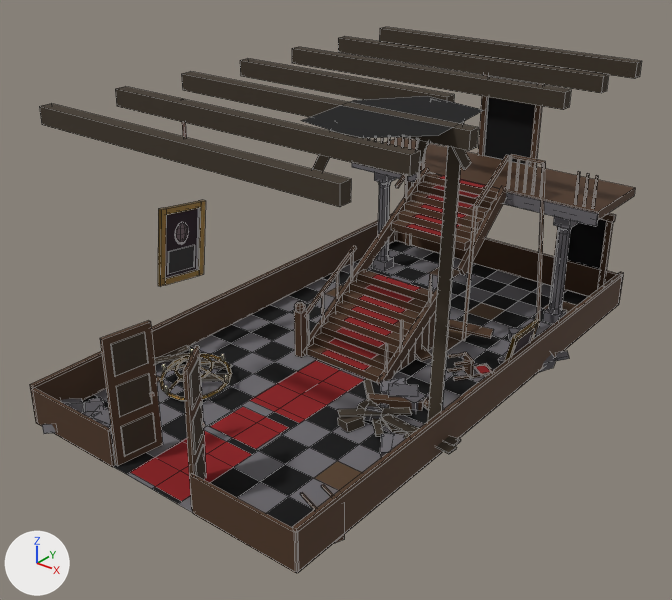
The FBX model DuelAcademyIsland/SourceAssets/Meshes/Locations/abandoned/SM_Abandoned_Hall.fbx as it was, and as the next commit left it.
Camera for both pictures: a 50 mm camera at (12.88, -20.35, 12.64) aimed at (0.01, -4.26, 2.67). Lighting does not change. The marker at lower left points along +X, +Y and +Z. The older version comes first. Mesh edges are drawn as thin lines. Vertices at exactly the same position are counted once.

Names of what the first picture shows: 'SM_Abandoned_Hall'.
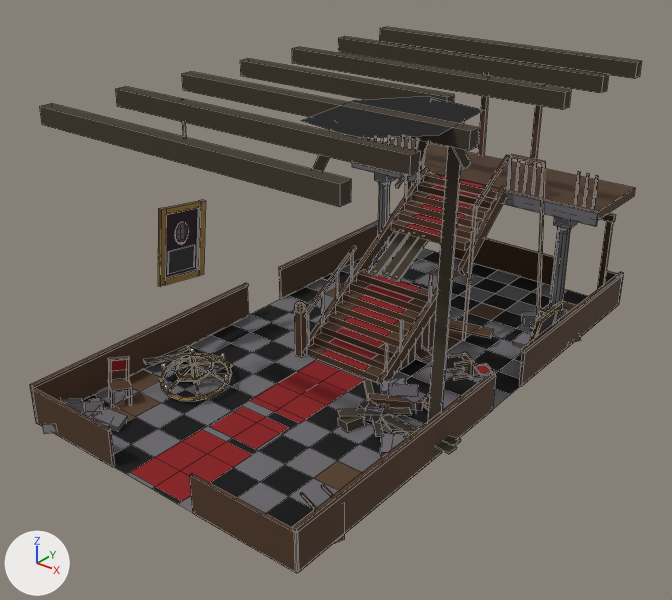
Boxes [x1, y1, x2, y2] around the edits, measured in the pictures (672 x 600 px; the box of a moved part takes in the faces that stretch with it):
part 1 of me_sm_abandoned_hall, moved or reshaped
    before: [504, 319, 540, 362]
    after: [529, 301, 563, 343]
part 2 of me_sm_abandoned_hall, moved or reshaped (mostly hidden before)
    before: [498, 352, 507, 364]
    after: [512, 332, 531, 349]
part 3 of me_sm_abandoned_hall, moved or reshaped
    before: [556, 351, 569, 361]
    after: [575, 334, 580, 342]
part 4 of me_sm_abandoned_hall, moved or reshaped
    before: [508, 328, 523, 341]
    after: [521, 312, 543, 326]
part 5 of me_sm_abandoned_hall, moved or reshaped (not visible afterwards)
    before: [539, 354, 556, 372]
part 6 of me_sm_abandoned_hall, deleted (brown)
    before: [100, 320, 206, 509]
part 7 of me_sm_abandoned_hall, added (brown)
    after: [368, 231, 428, 282]
part 8 of me_sm_abandoned_hall, moved or reshaped (mostly hidden afterwards)
    before: [413, 76, 606, 270]
    after: [396, 232, 618, 284]
part 9 of me_sm_abandoned_hall, added
    after: [30, 213, 396, 402]
part 10 of me_sm_abandoned_hall, added
    after: [293, 272, 624, 573]

The change, as a list of edits to the scene's bpy script:
```text
Change me_sm_abandoned_hall:
    used by ob_sm_abandoned_hall; location = (0.0, 0.0, 0.0)
    remove me_sm_abandoned_hall.from_pydata(...)  # 2376 vertices, 1816 faces; spans x -4.1..4.37, y -10.56..4.02, z 0.41..7.8
    add me_sm_abandoned_hall.from_pydata(...)  # 2400 vertices, 1831 faces; spans x -4.1..4.37, y -10.56..4.02, z 0.41..7.8
    me_sm_abandoned_hall part 1: the loose piece of 28 vertices spanning x 3.57..4.0, y -2.4..-1.2, z 0.6..2.18 is moved by (0.0, 1.25, 0.0)
    me_sm_abandoned_hall part 2: the loose piece of 8 vertices spanning x 2.99..3.61, y -1.38..-0.78, z 0.48..0.95 is moved by (-0.2, 1.1, 0.0)
    me_sm_abandoned_hall part 3: the loose piece of 8 vertices spanning x 3.95..4.33, y -0.1..0.26, z 0.54..0.76 is moved by (-0.2, 1.1, 0.0)
    me_sm_abandoned_hall part 4: the loose piece of 8 vertices spanning x 2.44..3.15, y -0.02..0.65, z 0.54..0.88 is moved by (-0.2, 1.1, 0.0)
    me_sm_abandoned_hall part 5: the loose piece of 8 vertices spanning x 3.5..4.21, y -0.79..-0.15, z 0.46..0.94 is moved by (-0.2, 1.1, 0.0)
    me_sm_abandoned_hall part 6: 10 loose pieces with 80 vertices, spanning x -1.24..1.23, y -10.36..-9.19, z 0.55..3.73, are deleted
    me_sm_abandoned_hall part 7: 24 vertices added at x -0.94..0.04, y -1.69..-0.08, z 2.21..3.05
    me_sm_abandoned_hall part 8: 12 vertices removed from x -3.35..3.35, y 3.96, z 0.6..7.0; 8 vertices added at x -3.5..3.5, y 3.95..4.02, z 0.6..1.55
    me_sm_abandoned_hall part 9: 14 vertices added at x -4.02..-3.92, y -3.3..-1.9, z 0.6..1.63
    me_sm_abandoned_hall part 10: 14 vertices added at x 3.92..4.02, y -3.3..-1.9, z 0.6..1.63
    other edits to the shape of me_sm_abandoned_hall do not show in these pictures
```
